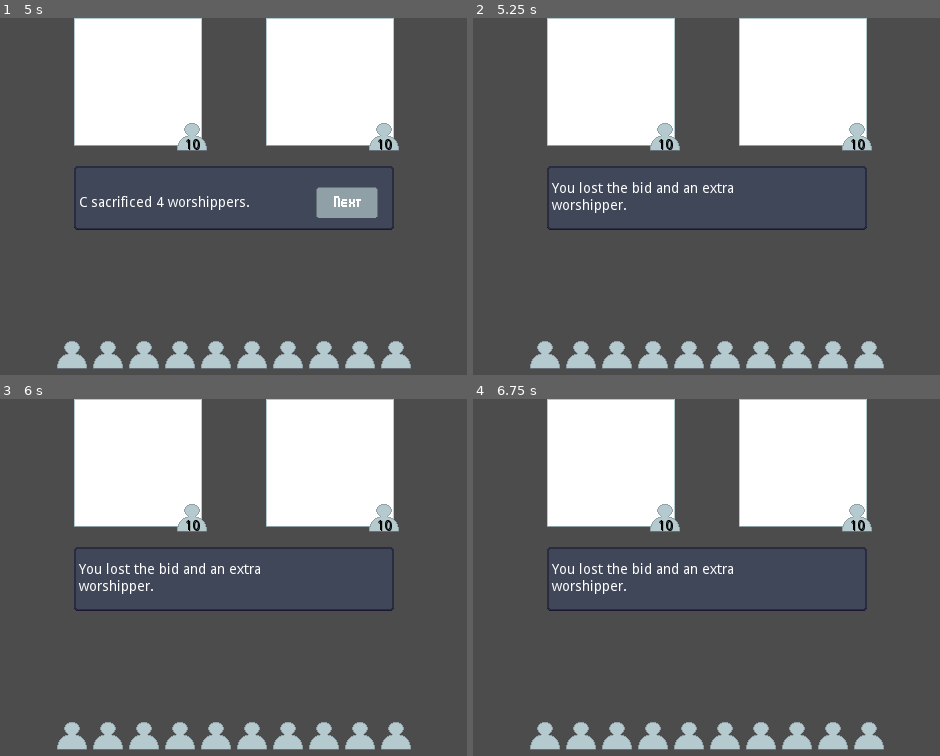
Above: before the commit, frames 1-4 (two rows, left to right).
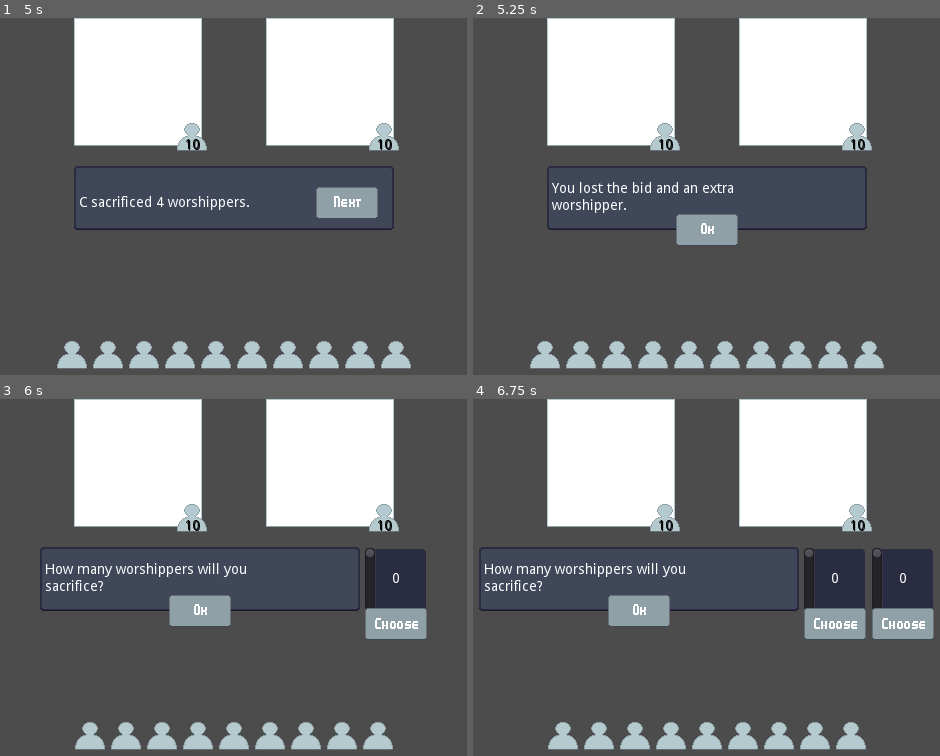
Above: after the commit, the same moments.

Repository: RustyMonky/LudumDare43
Game: Godot game, scene res://scenes/game/game.tscn
Same seed, same stepped clock (60 frames per second), same inputs: the game is played once before the commit and once after it. The project has no main scene, so this scene is started directly.
Inputs (mouse positions are in pixels of both pictures, inside the frame that each line leads up to):
- Up to frame 1 (5 s): click (116, 196) at 0.5 s; click (200, 196) at 1.25 s; click (266, 196) at 2 s; click (116, 196) at 2.75 s; click (396, 242) at 3.5 s; click (345, 203) at 4.25 s
- Up to frame 2 (5.25 s): click (818, 203) at 5 s
- Up to frame 3 (6 s): click (233, 609) at 5.77 s
- Up to frame 4 (6.75 s): click (673, 609) at 6.52 s

Frame 1 is identical in both runs. In frame 2, 1.1% of the frame differs, in the area x 43-57%, y 54-64%; in frame 3, 9.6%; in frame 4, 13%, in the area x 1-99%, y 41-99%.

Commit message:
Adds confirm button, updates follower count when bidding concludes

Diff:
--- a/scenes/game/game.gd
+++ b/scenes/game/game.gd
@@ -16,6 +16,27 @@
 	carousel.setHeader("your deity")
 	carousel.setOptions(gameData.deityOptions)
 
+	textInterface.confirmButton.connect("pressed", self, "_on_confirmButton_pressed")
+
+# addFollowers
+# Adds followers to the appropriate container
+func addFollowers():
+	for i in range(gameData.playerFollowerCount):
+		var follower = TextureRect.new()
+		follower.texture = followerIcon
+		followerHbox.add_child(follower)
+
+# resetSacrificePrompt
+# Resets sacrifice data and updates text interface for next bidding
+func resetSacrificePrompt():
+	gameData.computerSacrificeCount = 0
+	gameData.playerSacrificeCount = 0
+	textInterface.setText(["How many worshippers will you sacrifice?"])
+
+	var vertScroll = load("res://ui/vertScroll/vertScroll.tscn").instance()
+	vertScroll.connect("tree_exited", self, "_on_vertScroll_tree_exited")
+	textHbox.add_child(vertScroll)
+
 # Signals
 
 # Called when a deity is selected and the carousel has exited the tree
@@ -26,16 +47,18 @@
 	tween.interpolate_property(textInterface, "modulate", Color(1,1,1,0), Color(1,1,1,1), 1, Tween.TRANS_LINEAR, Tween.EASE_IN)
 	tween.start()
 
-	textInterface.setText(["How many worshippers will you sacrifice?"])
+	resetSacrificePrompt()
+	addFollowers()
 
-	var vertScroll = load("res://ui/vertScroll/vertScroll.tscn").instance()
-	vertScroll.connect("tree_exited", self, "_on_vertScroll_tree_exited")
-	textHbox.add_child(vertScroll)
-
-	for i in range(gameData.playerFollowerCount):
-		var follower = TextureRect.new()
-		follower.texture = followerIcon
-		followerHbox.add_child(follower)
+# Called at end of text cycle to trigger a reset of the bidding flow
+func _on_confirmButton_pressed():
+	if (gameData.computerSacrificeCount > gameData.playerSacrificeCount):
+		followerHbox.get_children().front().queue_free()
+		gameData.playerFollowerCount -= 1
+	elif (gameData.playerSacrificeCount > gameData.computerSacrificeCount):
+		gameData.playerFollowerCount += (gameData.playerSacrificeCount - gameData.computerSacrificeCount)
+		addFollowers()
+	resetSacrificePrompt()
 
 # Called when a sacrifice count is selected and the vertical scroll has exited the tree
 func _on_vertScroll_tree_exited():
--- a/ui/textInterface/textInterface.gd
+++ b/ui/textInterface/textInterface.gd
@@ -1,5 +1,6 @@
 extends CenterContainer
 
+onready var confirmButton = $patch/confirmButton
 onready var label = $patch/patchMargins/patchHbox/label
 onready var nextButton = $patch/patchMargins/patchHbox/nextButton
 
@@ -19,6 +20,7 @@
 
 	if textArray.size() > 1:
 		nextButton.show()
+		confirmButton.hide()
 
 # Signals
 
@@ -28,3 +30,4 @@
 
 	if currentTextIndex + 1 > textArray.size() - 1:
 		nextButton.hide()
+		confirmButton.show()
--- a/ui/textInterface/textInterface.tscn
+++ b/ui/textInterface/textInterface.tscn
@@ -1,8 +1,9 @@
-[gd_scene load_steps=4 format=2]
+[gd_scene load_steps=5 format=2]
 
 [ext_resource path="res://ui/textInterface/textInterface.gd" type="Script" id=1]
 [ext_resource path="res://assets/sprites/ui/panels/text-patch.png" type="Texture" id=2]
 [ext_resource path="res://assets/sprites/ui/buttons/next.png" type="Texture" id=3]
+[ext_resource path="res://assets/sprites/ui/buttons/ok.png" type="Texture" id=4]
 
 [node name="textInterface" type="CenterContainer"]
 
@@ -48,6 +49,7 @@
 
 [node name="patchMargins" type="MarginContainer" parent="patch" index="0"]
 
+editor/display_folded = true
 anchor_left = 0.0
 anchor_top = 0.0
 anchor_right = 1.0
@@ -72,7 +74,7 @@
 anchor_bottom = 0.0
 margin_left = 8.0
 margin_right = 310.0
-margin_bottom = 64.0
+margin_bottom = 54.0
 rect_min_size = Vector2( 300, 54 )
 rect_pivot_offset = Vector2( 0, 0 )
 rect_clip_content = false
@@ -89,9 +91,8 @@
 anchor_top = 0.0
 anchor_right = 0.0
 anchor_bottom = 0.0
-margin_top = 5.0
 margin_right = 232.0
-margin_bottom = 59.0
+margin_bottom = 54.0
 rect_min_size = Vector2( 232, 54 )
 rect_pivot_offset = Vector2( 0, 0 )
 rect_clip_content = false
@@ -131,4 +132,28 @@
 stretch_mode = 4
 _sections_unfolded = [ "Margin", "Rect", "Textures" ]
 
+[node name="confirmButton" type="TextureButton" parent="patch" index="1"]
+
+visible = false
+anchor_left = 0.5
+anchor_top = 1.0
+anchor_right = 0.5
+anchor_bottom = 1.0
+margin_left = -32.0
+margin_top = -32.0
+margin_right = 32.0
+rect_pivot_offset = Vector2( 0, 0 )
+rect_clip_content = false
+focus_mode = 2
+mouse_filter = 0
+mouse_default_cursor_shape = 0
+size_flags_horizontal = 1
+size_flags_vertical = 1
+toggle_mode = false
+enabled_focus_mode = 2
+shortcut = null
+group = null
+texture_normal = ExtResource( 4 )
+_sections_unfolded = [ "Margin", "Textures" ]
+
 [connection signal="pressed" from="patch/patchMargins/patchHbox/nextButton" to="." method="_on_nextButton_pressed"]
Binary file added: assets/sprites/ui/buttons/ok.png
Not shown, added: assets/sprites/ui/buttons/ok.png.import
